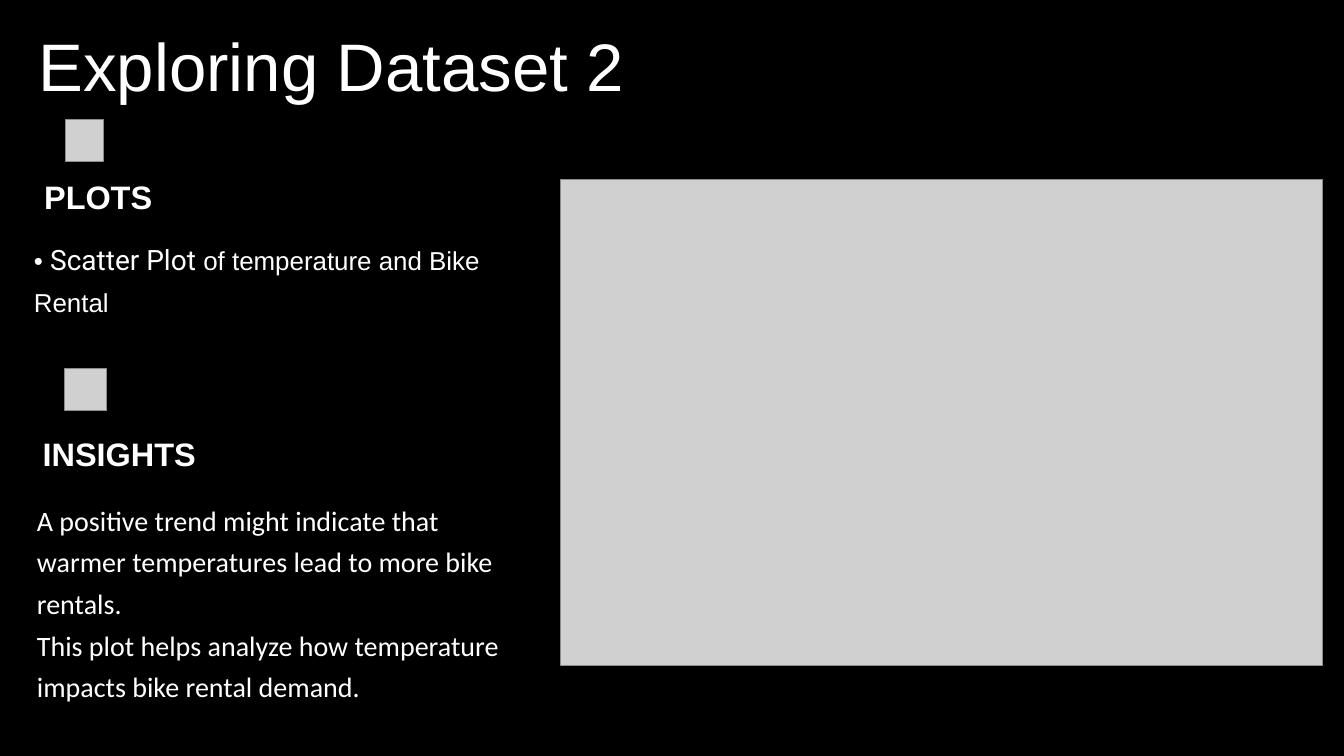
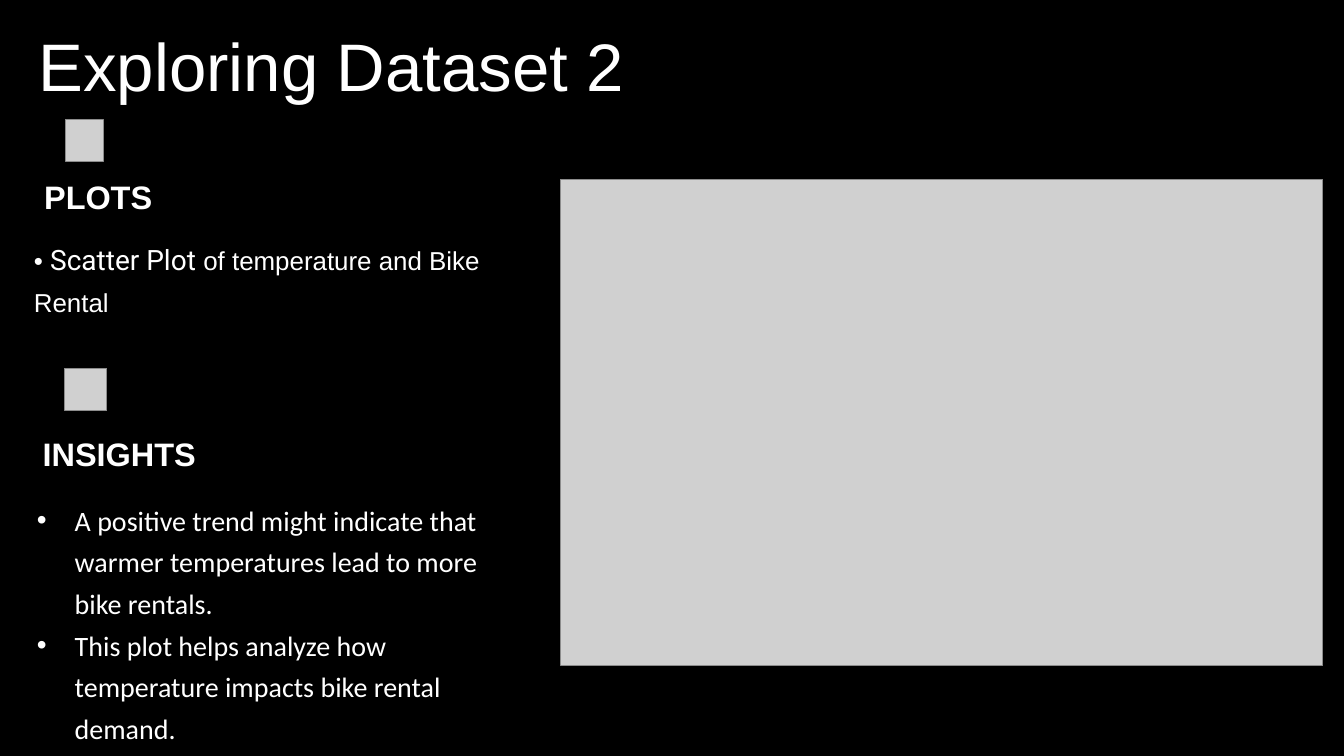
Before and after one commit to tayade-aniket/data-acquisition-and-data-wrangling-NHIS, a slide deck: slide 5 of Data Acquisition and Data Wrangling.pptx. Drawn at 1344x756 pixels with LibreOffice and Linux fonts; fonts in the diff are those of the drawing; grey boxes stand for pictures; background and template pictures are left out. Boxes give left, top, right and bottom in pixels: in the first picture for what was removed or moved away, otherwise in the second. Text is boxed around its words. In the diff, an @@ line names an element or a change of style, - is before the commit and + after.

```diff
--- a/Data Acquisition and Data Wrangling.pptx
+++ b/Data Acquisition and Data Wrangling.pptx
@@ text "A positive trend might indicate ..." at (75,511,477,740): bullet none to • @@
```
Also in this commit, not shown: 4 other slides changed, 1 slide added, 9 other files.
